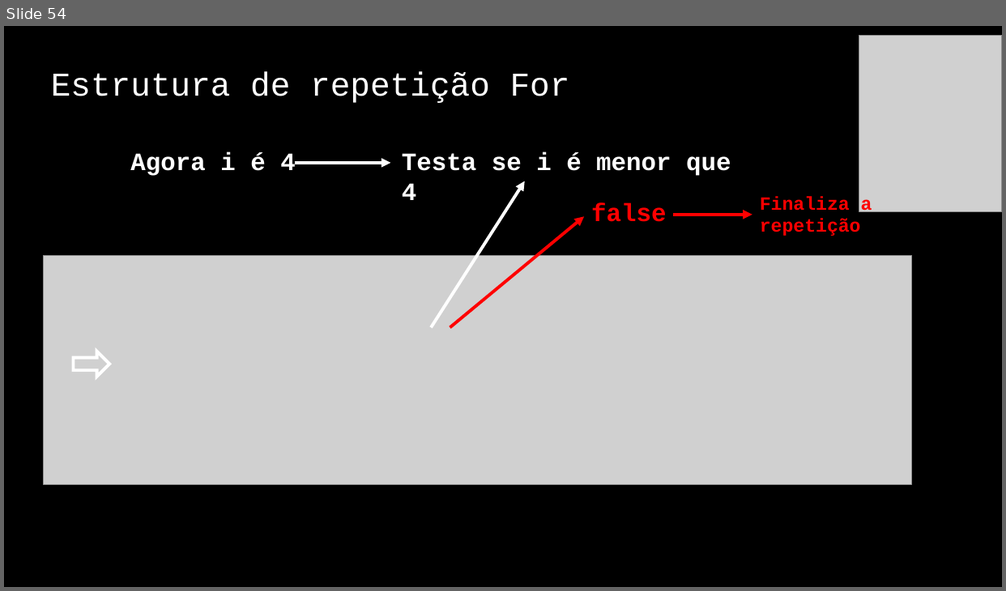
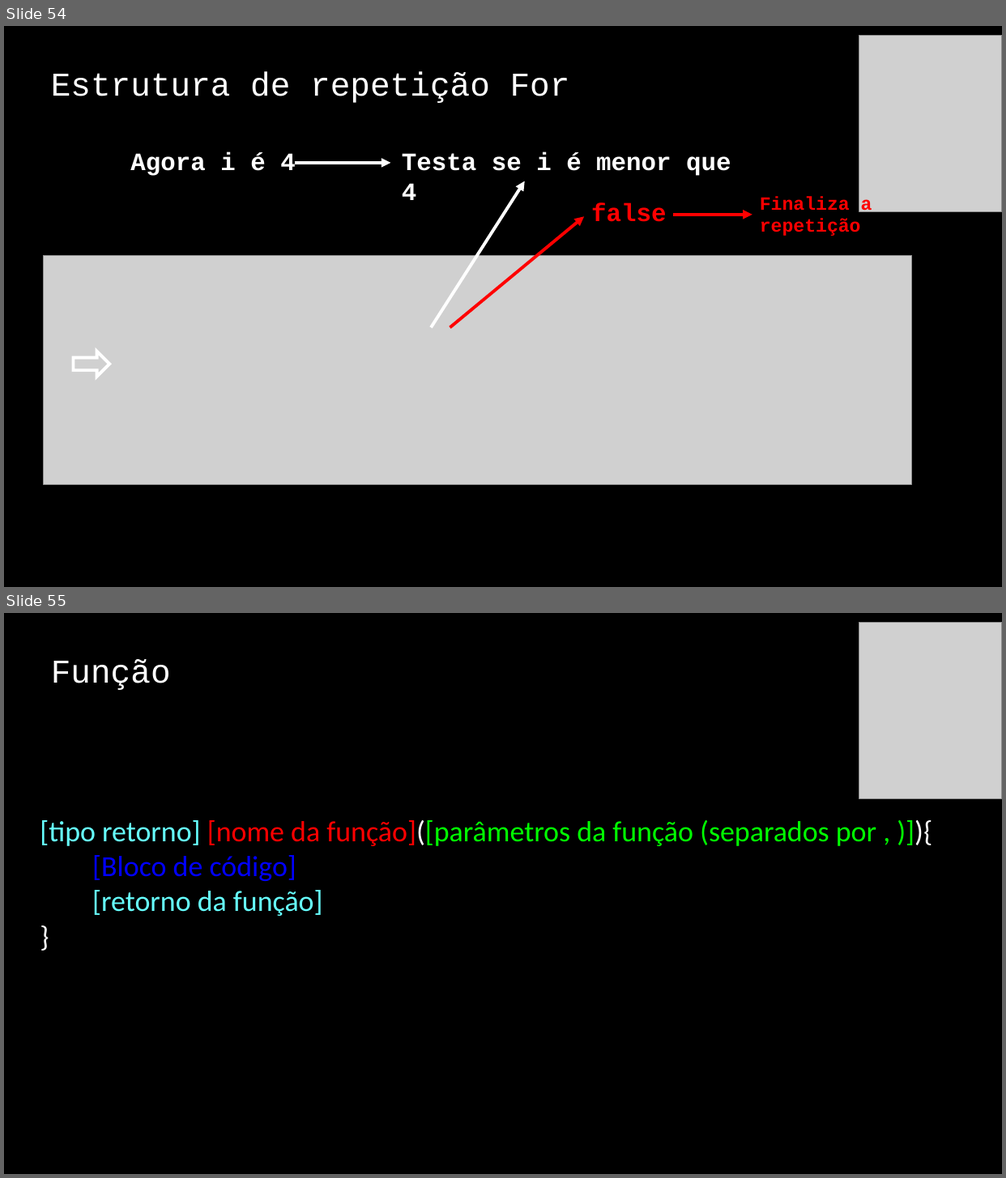
Before and after one commit to jrdutra/algoritmos, a slide deck: material_de_apoio/resumo_pratico.pptx. Shown one above the other, each under a label of ours: slide 54 before the commit, slides 54 and 55 after it. The pictures are 1006x591 and 1006x1178 pixels, drawn with LibreOffice and Linux fonts; fonts in the diff are those of the drawing; grey boxes stand for pictures. Boxes give left, top, right and bottom in pixels: in the first picture for what was removed or moved away, otherwise in the second. Text is boxed around its words. In the diff, an @@ line names an element or a change of style, - is before the commit and + after.

```diff
--- a/material_de_apoio/resumo_pratico.pptx
+++ b/material_de_apoio/resumo_pratico.pptx
@@ slide 55 added at [4, 613, 1002, 1174], background #000000 @@
@@ picture added at [859, 622, 1002, 798] @@
@@ title added at [51, 659, 171, 690], 32 pt, text #FFFFFF @@
+Função
@@ text added at [40, 820, 876, 916], 28 pt, text #00FF00 @@
+[tipo retorno] [nome da função]([parâmetros da função (separados por , )]){
+[Bloco de código]
+[retorno da função]
+}
```
Also in this commit, not shown: 11 other slides added, 1 slide removed.
